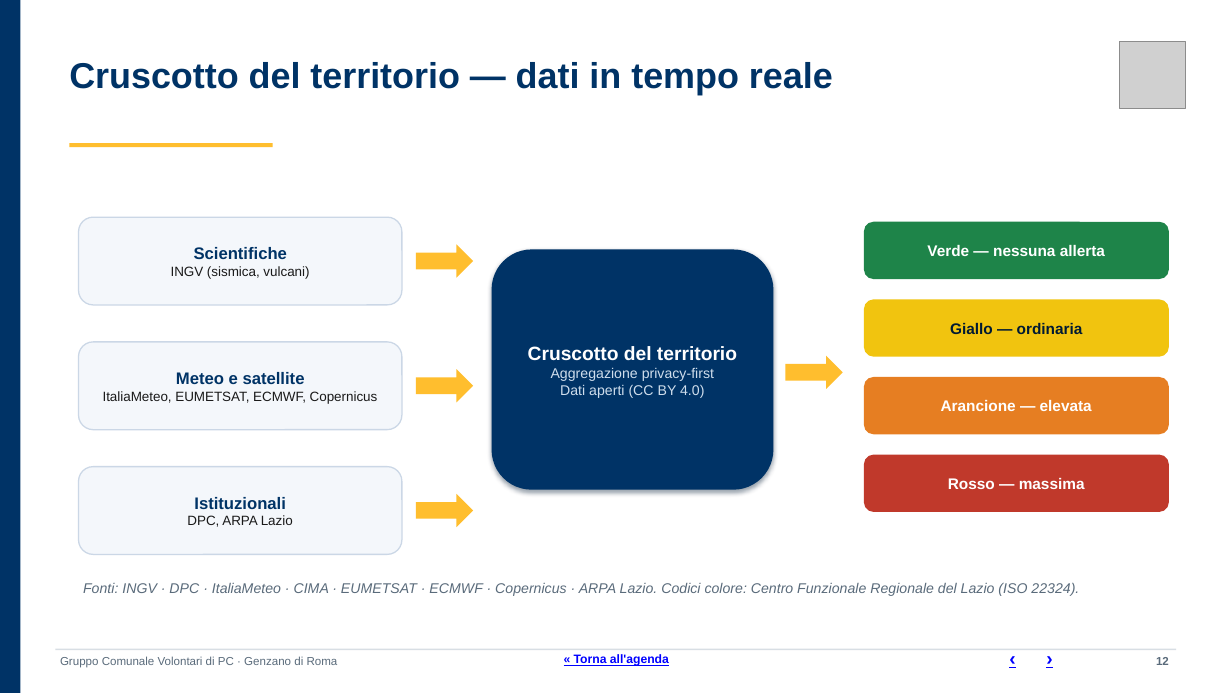
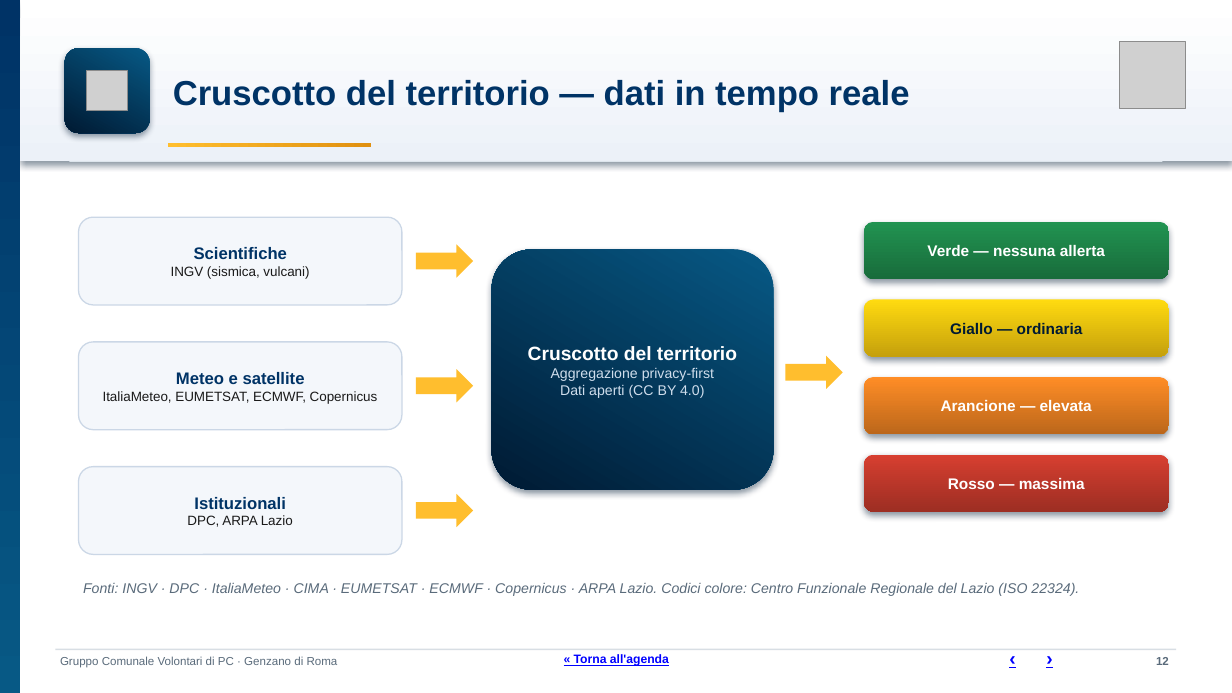
Before and after one commit to SviluppoItaliaDigitale/sito-pc-genzano, a slide deck: slide 12 of static/manuali/presentazione-struttura-sito.pptx. Drawn at 1232x693 pixels with LibreOffice and Linux fonts; fonts in the diff are those of the drawing; grey boxes stand for pictures. Boxes give left, top, right and bottom in pixels: in the first picture for what was removed or moved away, otherwise in the second. Text is boxed around its words. In the diff, an @@ line names an element or a change of style, - is before the commit and + after.

```diff
--- a/static/manuali/presentazione-struttura-sito.pptx
+++ b/static/manuali/presentazione-struttura-sito.pptx
@@ rectangle at [0,0,20,693]: fill #003366 to gradient #003366 to #075985 @@
@@ rectangle added at [20,0,1232,161], fill gradient #FFFFFF to #ECF1F8 @@
@@ rounded rectangle added at [65,48,150,133], fill gradient #075985 to #001A33 @@
@@ text "Cruscotto del territorio — dati ...": place and size @@
-text "Cruscotto del territorio — dati ..." at [69,62,833,95]
+text "Cruscotto del territorio — dati ..." at [173,80,910,112]
@@ text "Cruscotto del territorio — dati ..." at [173,80,910,112]: size 28 to 27 pt; vertical alignment top to middle @@
@@ picture added at [87,70,128,111] @@
@@ rectangle: place and size @@
-rectangle at [69,143,273,147]
+rectangle at [168,143,372,147]
@@ rectangle at [168,143,372,147]: fill #FFBE2E to gradient #FFBE2E to #E09010 @@
@@ rectangle added at [69,161,1163,162], fill #DDE5EC @@
@@ rounded rectangle "Verde — nessuna allerta" at [864,222,1169,279]: fill #1E8449 to gradient #219351 to #186C3B; shadow on @@
@@ rounded rectangle "Cruscotto del territorio" at [492,250,774,490]: fill #003366 to gradient #075985 to #001A33; shadow changed @@
@@ rounded rectangle "Giallo — ordinaria" at [864,299,1169,357]: fill #F1C40F to gradient #FFDB10 to #C5A00C; shadow on @@
@@ rounded rectangle "Arancione — elevata" at [864,377,1169,434]: fill #E67E22 to gradient #FF8D26 to #BC671B; shadow on @@
@@ rounded rectangle "Rosso — massima" at [864,455,1169,512]: fill #C0392B to gradient #D73F30 to #9D2E23; shadow on @@
```
Also in this commit, not shown: 55 other slides changed, 2 other files.
